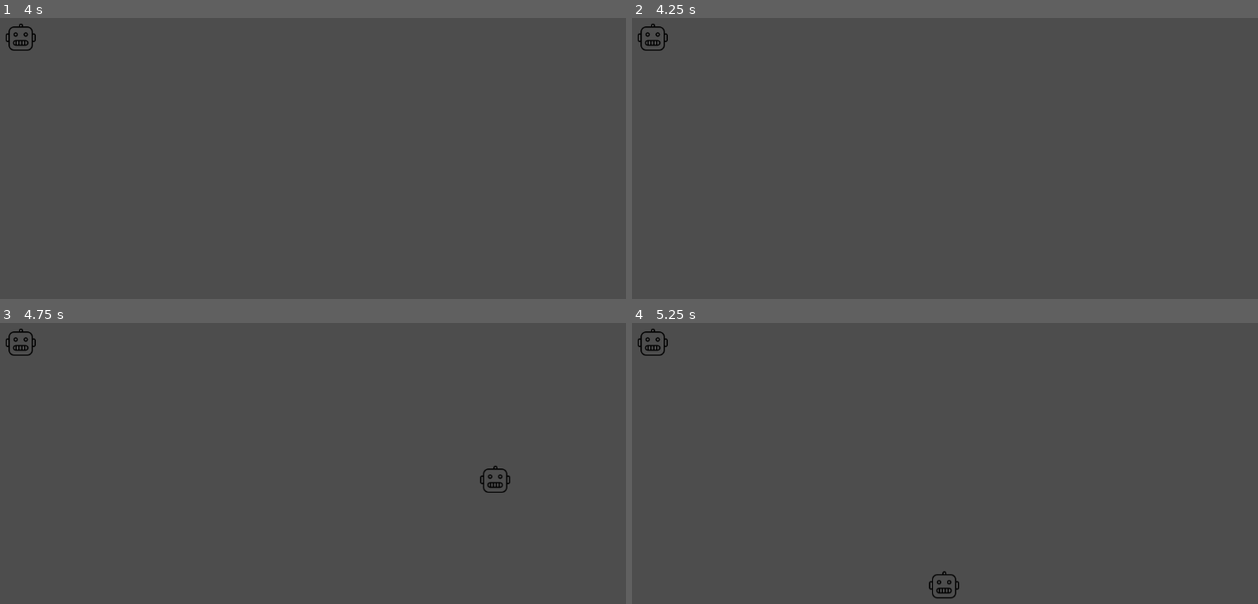
Above: before the commit, frames 1-4 (two rows, left to right).
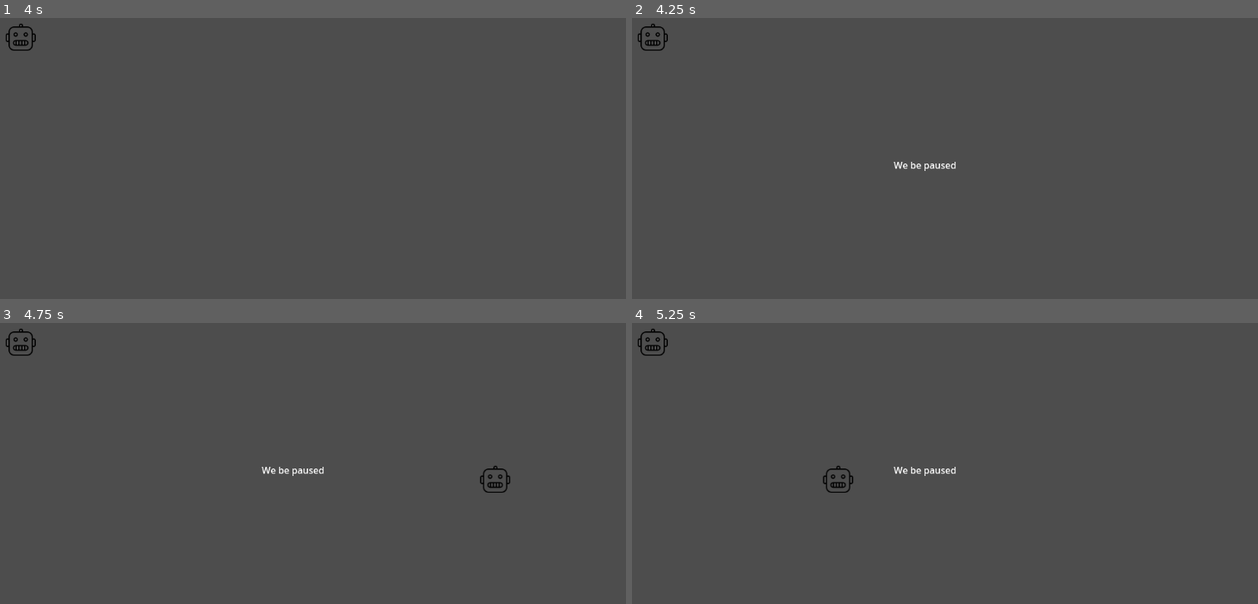
Above: after the commit, the same moments.

Repository: Black-Sheep-Studios/wire-hacking-robots
Game: Godot game, scene res://game.tscn
Two runs of this game, one before a commit and one after it. Both use one fixed random seed, a clock stepped at 60 frames per second and the inputs below.
Inputs:
- Up to frame 1 (4 s): tap Enter at 0.5, 2.75 s; hold D (move_right) 0.53-1.28 s; tap Space (primary_action) at 0.6, 1.35, 2, 2.1, 2.85, 3.5, 3.6 s; hold S (move_down) 1.28-2.03 s; hold D (move_right) 2.03-2.78 s; hold W (move_up) 2.78-3.53 s; hold A (move_left) from 3.53 s (still down)
- Up to frame 2 (4.25 s): keep holding A (move_left); tap Escape (menu, bound only after the commit) at 4.15 s
- Up to frame 3 (4.75 s): keep holding A (move_left); tap Space (primary_action) at 4.35 s
- Up to frame 4 (5.25 s): release A (move_left) at 5.03 s; hold S (move_down) from 5.03 s (still down); tap Space (primary_action) at 5.1 s

Frame 1 is identical in both runs. In frame 2, 0.1% of the frame differs, in the area x 41-52%, y 51-55%; in frame 3, 0.1%; in frame 4, 0.4%, in the area x 30-53%, y 50-98%.

Commit message:
implement example pause menu; set process modes accordingly

Diff:
--- a/game.tscn
+++ b/game.tscn
@@ -7,8 +7,10 @@
 [node name="Game" type="Node2D"]
 
 [node name="InputManager" type="Node" parent="."]
+process_mode = 3
 script = ExtResource("1_h6v18")
 
 [node name="SceneManager" type="Node" parent="."]
+process_mode = 3
 script = ExtResource("2_sf31k")
 start_scene = ExtResource("3_s4k6s")
--- a/game/input_manager.gd
+++ b/game/input_manager.gd
@@ -16,26 +16,27 @@
 	# NOTE: SceneManager could initialize before or after InputManager,
 	# so we manually trigger the first scene change event here in case scene
 	# is already set
-	_on_scene_changed(_scene_manager.get_active_scene())
+	# _on_scene_changed(_scene_manager.get_active_scene())
 	_scene_manager.scene_changed.connect(_on_scene_changed)
 
 
 func _process(_delta: float) -> void:
 	if current_controller == null: return
-	if current_controller.active == false: return
 
 	current_controller.process(_delta)
 
 
 func _on_scene_changed(scene: Scene) -> void:
 	if scene == null:
-		print("InputManager._on_scene_changed: scene is null")
+		push_warning("InputManager._on_scene_changed: scene is null")
 		return
 
 	print("InputManager._on_scene_changed: ", scene, " controller: ", scene.get_active_controller())
+
 	current_controller = scene.get_active_controller()
+
 	if current_controller == null:
-		print("InputManager._on_scene_changed: current_controller is null")
+		push_warning("InputManager._on_scene_changed: current_controller is null")
 		return
 
 	current_controller.init(_scene_manager)
--- /dev/null
+++ b/game/menu.gd
@@ -0,0 +1,19 @@
+class_name Menu
+
+extends Scene
+
+
+var _player_menu_controller: PlayerMenuController
+
+
+func _init() -> void:
+	# menus should still animate and process normally when the game is paused
+	process_mode = ProcessMode.PROCESS_MODE_ALWAYS
+
+
+func _ready() -> void:
+	_player_menu_controller = Util.require_child(self, PlayerMenuController)
+
+
+func get_active_controller() -> PlayerController:
+	return _player_menu_controller
--- a/game/player/player_controller.gd
+++ b/game/player/player_controller.gd
@@ -6,7 +6,17 @@
 ## They should _never_ implement a _process() or _physics_process() method, because the InputManager
 ## will be responsible for delegating processing time to them when it's appropriate by calling process()
 
-var active: bool = true
+var _scene_manager: SceneManager
+
+
+func _init() -> void:
+	# Controllers should always process inputs, even when the game is paused. The InputManager will
+	# handle pausing of input processing when a controller is not active.
+	process_mode = ProcessMode.PROCESS_MODE_ALWAYS
+
+
+func init(scene_manager: SceneManager) -> void:
+	_scene_manager = scene_manager
 
 
 func process(_delta: float) -> void:
--- /dev/null
+++ b/game/player/player_menu_controller.gd
@@ -0,0 +1,8 @@
+class_name PlayerMenuController
+
+extends PlayerController
+
+
+func process(_delta: float) -> void:
+	if Input.is_action_just_pressed("menu"):
+		_scene_manager.pop_scene()
--- a/game/player/player_robot_controller.gd
+++ b/game/player/player_robot_controller.gd
@@ -3,16 +3,14 @@
 extends PlayerController
 
 
+@export var _pause_menu_scene: PackedScene
 @export var current_robot: RobotCharacter
-
-var _scene_manager: SceneManager
-
-
-func init(scene_manager: SceneManager) -> void:
-	_scene_manager = scene_manager
 
 
 func process(delta: float) -> void:
+	if Input.is_action_just_pressed("menu"):
+		_scene_manager.set_active_scene(_pause_menu_scene, true)
+
 	if !current_robot: return
 
 	var action: RobotCharacter.Action = _build_action_from_inputs()
--- a/game/scene.gd
+++ b/game/scene.gd
@@ -1,6 +1,6 @@
 class_name Scene
 
-extends Node
+extends CanvasItem
 ## Scene is the base class for anything that should be managed by the SceneManager, which
 ## includes menus, minigames, and the main overworld map.
 ##
@@ -18,11 +18,3 @@
 func get_active_controller() -> PlayerController:
 	push_error("implement get_active_controller() in derived class")
 	return null
-
-
-func pause() -> void:
-	get_tree().paused = true
-
-
-func unpause() -> void:
-	get_tree().paused = false
--- a/game/scene_manager.gd
+++ b/game/scene_manager.gd
@@ -39,24 +39,29 @@
 	return scenes
 
 
-func set_active_scene(packed_scene: PackedScene, replace: bool = false) -> void:
+func set_active_scene(packed_scene: PackedScene, pause: bool = false, replace: bool = false) -> void:
 	print("SceneManager.set_active_scene: ", packed_scene, " replace: ", replace)
 	if replace: _free_scenes()
 
+	if pause:
+		get_tree().paused = true
+
 	var scene = _init_scene(packed_scene)
-	move_child(scene, 0)
 	scene_changed.emit(scene)
 
 
 func pop_scene() -> void:
 	var active_scenes: Array[Scene] = get_active_scenes()
-	if active_scenes.size() == 0:
+	if active_scenes.size() <= 1:
+		push_warning("SceneManager.pop_scene: no scenes to pop")
 		return
 
-	var scene = active_scenes[0]
-	scene.queue_free()
-	# TODO: a little inefficient to fetch the active scenes again
-	scene_changed.emit(get_active_scene())
+	var old_active_scene = active_scenes[active_scenes.size() - 1]
+	old_active_scene.queue_free()
+
+	var new_active_scene: Scene = get_active_scene()
+	get_tree().paused = false
+	scene_changed.emit(new_active_scene)
 
 
 func _init_scene(packed_scene: PackedScene) -> Scene:
--- a/project.godot
+++ b/project.godot
@@ -50,6 +50,12 @@
 , Object(InputEventJoypadButton,"resource_local_to_scene":false,"resource_name":"","device":-1,"button_index":0,"pressure":0.0,"pressed":true,"script":null)
 ]
 }
+menu={
+"deadzone": 0.5,
+"events": [Object(InputEventKey,"resource_local_to_scene":false,"resource_name":"","device":-1,"window_id":0,"alt_pressed":false,"shift_pressed":false,"ctrl_pressed":false,"meta_pressed":false,"pressed":false,"keycode":0,"physical_keycode":4194305,"key_label":0,"unicode":0,"location":0,"echo":false,"script":null)
+, Object(InputEventJoypadButton,"resource_local_to_scene":false,"resource_name":"","device":-1,"button_index":6,"pressure":0.0,"pressed":true,"script":null)
+]
+}
 
 [rendering]
 
--- /dev/null
+++ b/scenes/pause_menu.tscn
@@ -0,0 +1,31 @@
+[gd_scene load_steps=3 format=3 uid="uid://56osf625muiq"]
+
+[ext_resource type="Script" path="res://game/menu.gd" id="1_37fh4"]
+[ext_resource type="Script" path="res://game/player/player_menu_controller.gd" id="2_7ubrw"]
+
+[node name="PauseMenu" type="Control"]
+layout_mode = 3
+anchors_preset = 15
+anchor_right = 1.0
+anchor_bottom = 1.0
+grow_horizontal = 2
+grow_vertical = 2
+script = ExtResource("1_37fh4")
+
+[node name="PlayerMenuController" type="Node" parent="."]
+script = ExtResource("2_7ubrw")
+
+[node name="Label" type="Label" parent="."]
+layout_mode = 1
+anchors_preset = 8
+anchor_left = 0.5
+anchor_top = 0.5
+anchor_right = 0.5
+anchor_bottom = 0.5
+offset_left = -54.5
+offset_top = -11.5
+offset_right = 54.5
+offset_bottom = 11.5
+grow_horizontal = 2
+grow_vertical = 2
+text = "We be paused"
--- a/scenes/test/test_overworld.tscn
+++ b/scenes/test/test_overworld.tscn
@@ -1,8 +1,9 @@
-[gd_scene load_steps=9 format=3 uid="uid://dogs7u8f2jr8o"]
+[gd_scene load_steps=10 format=3 uid="uid://dogs7u8f2jr8o"]
 
 [ext_resource type="Script" path="res://scenes/test/test_overworld.gd" id="1_eur80"]
 [ext_resource type="PackedScene" uid="uid://b7cp1skj4hd34" path="res://game/robot/robot_character.tscn" id="2_c2yuc"]
 [ext_resource type="Script" path="res://game/player/player_robot_controller.gd" id="2_ssp5s"]
+[ext_resource type="PackedScene" uid="uid://56osf625muiq" path="res://scenes/pause_menu.tscn" id="3_h8k3s"]
 [ext_resource type="Script" path="res://game/robot/robot_stats.gd" id="4_fhs0o"]
 [ext_resource type="Script" path="res://game/world/door.gd" id="5_871bv"]
 [ext_resource type="Texture2D" uid="uid://b8hjnp51lroil" path="res://assets/graphics/temp_robot.svg" id="6_kndo3"]
@@ -14,11 +15,12 @@
 [sub_resource type="CircleShape2D" id="CircleShape2D_7gysx"]
 radius = 24.0208
 
-[node name="TestOverworld" type="Node"]
+[node name="TestOverworld" type="Node2D"]
 script = ExtResource("1_eur80")
 
 [node name="PlayerRobotController" type="Node" parent="." node_paths=PackedStringArray("current_robot")]
 script = ExtResource("2_ssp5s")
+_pause_menu_scene = ExtResource("3_h8k3s")
 current_robot = NodePath("../TestPlayerRobot")
 
 [node name="TestPlayerRobot" parent="." instance=ExtResource("2_c2yuc")]
